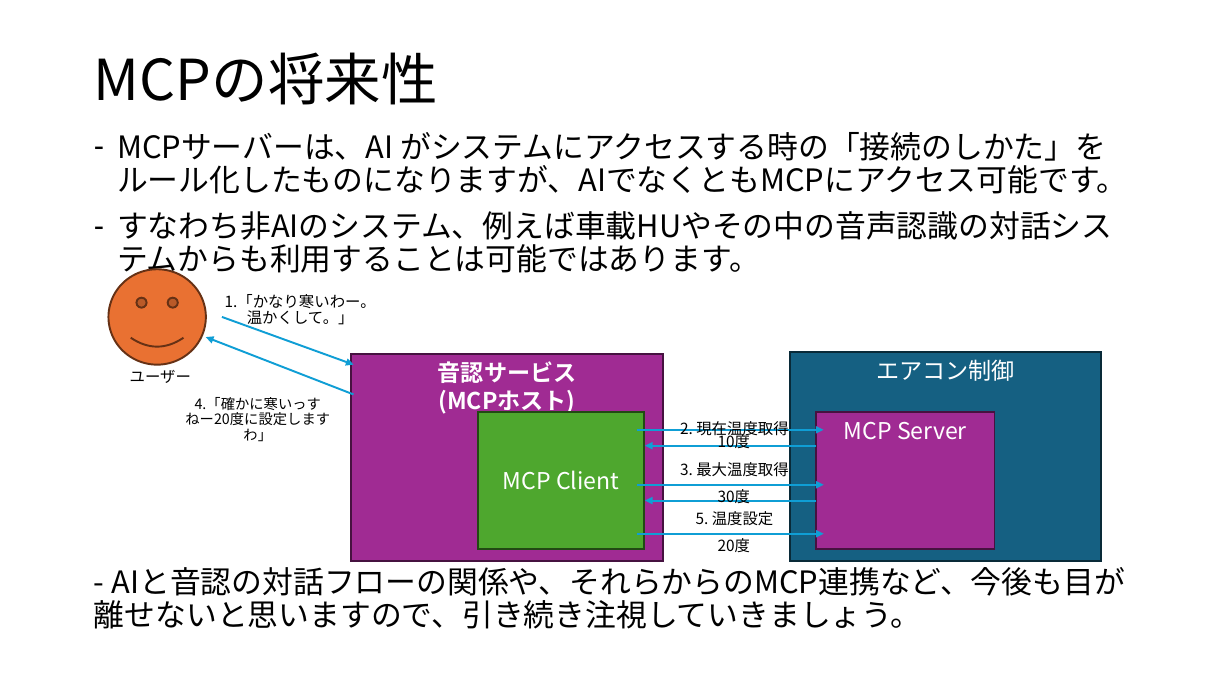
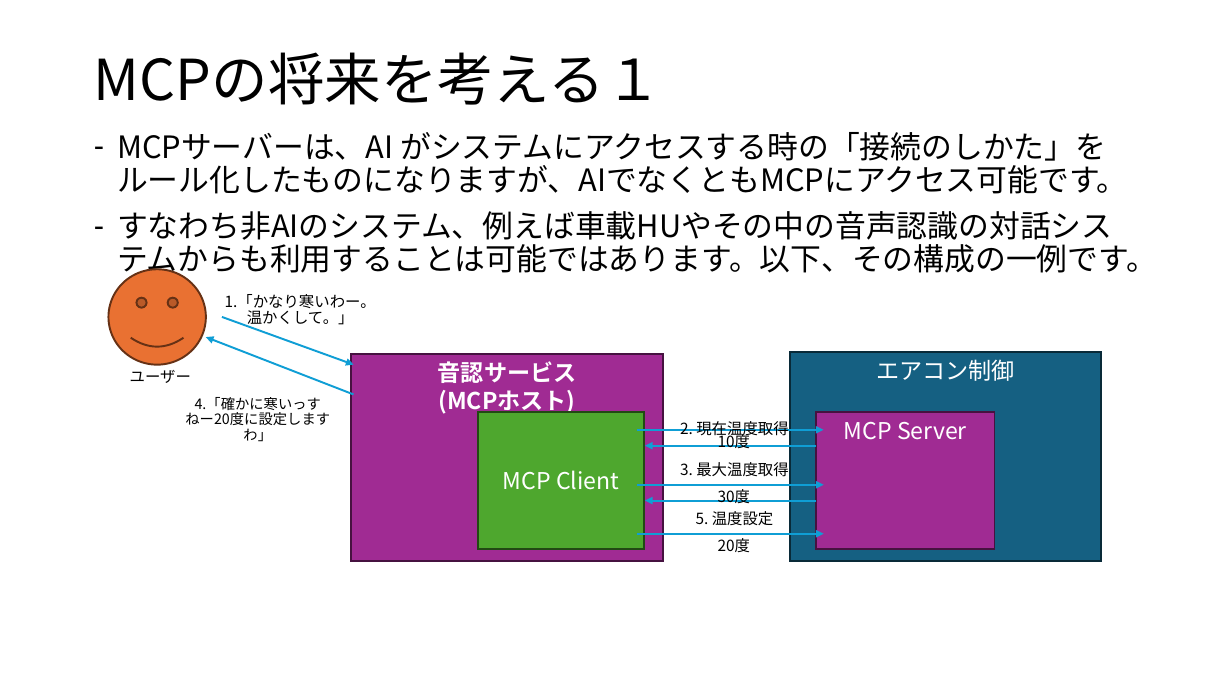
Before and after one commit to koga-miko/misc, a slide deck: slide 14 of raspberry-pi-report/MCPについて.pptx (slide 10 before the commit). Drawn at 1232x693 pixels with LibreOffice and Linux fonts; fonts in the diff are those of the drawing. Boxes give left, top, right and bottom in pixels: in the first picture for what was removed or moved away, otherwise in the second. Text is boxed around its words. In the diff, an @@ line names an element or a change of style, - is before the commit and + after.

```diff
--- a/raspberry-pi-report/MCPについて.pptx
+++ b/raspberry-pi-report/MCPについて.pptx
@@ title at [94,52,662,105]: text changed @@
-MCPの将来性
+MCPの将来を考える１
@@ text at [117,211,1157,279]: text changed @@
-– すなわち非AIのシステム、例えば車載HUやその中の音声認識の対話システムからも利用することは可能ではあります。
-- AIと音認の対話フローの関係や、それらからのMCP連携など、今後も目が離せないと思いますので、引き続き注視していきましょう。
+– すなわち非AIのシステム、例えば車載HUやその中の音声認識の対話システムからも利用することは可能ではあります。以下、その構成の一例です。
```
Also in this commit, not shown: 7 other slides changed, 4 slides added.
